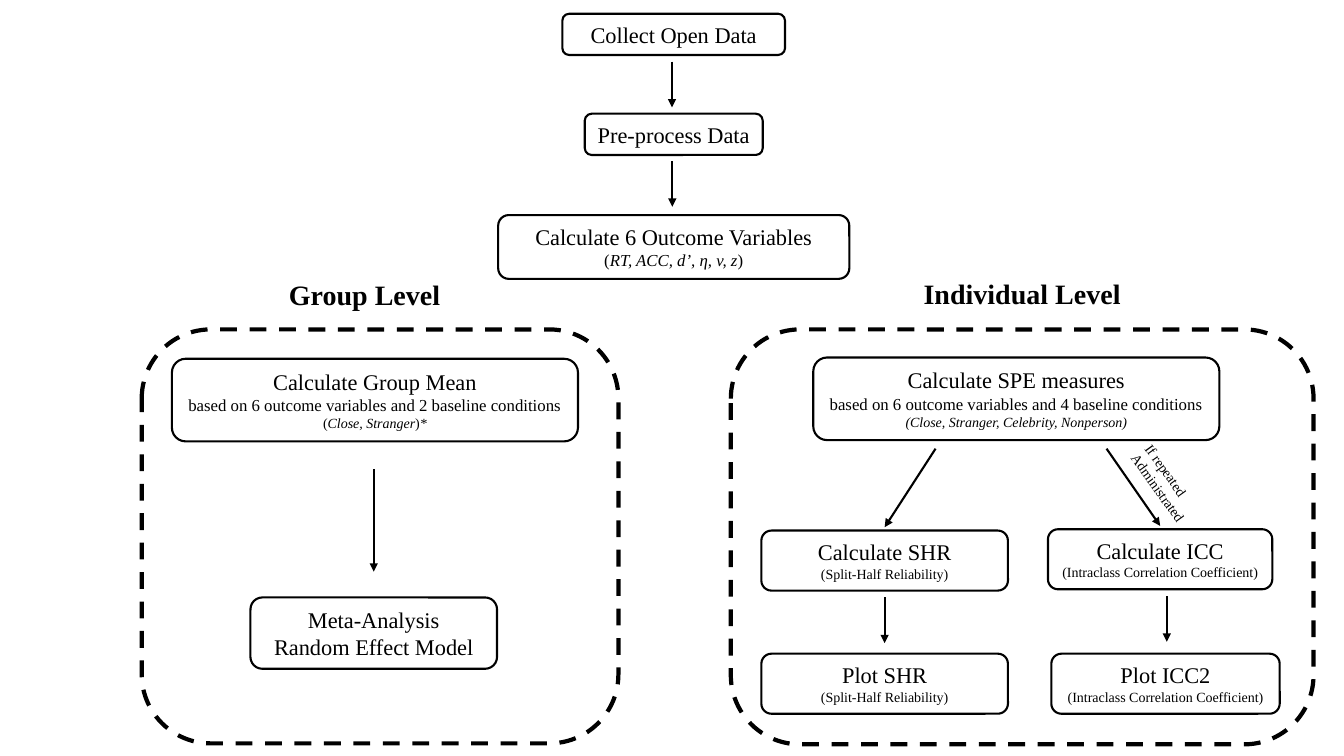
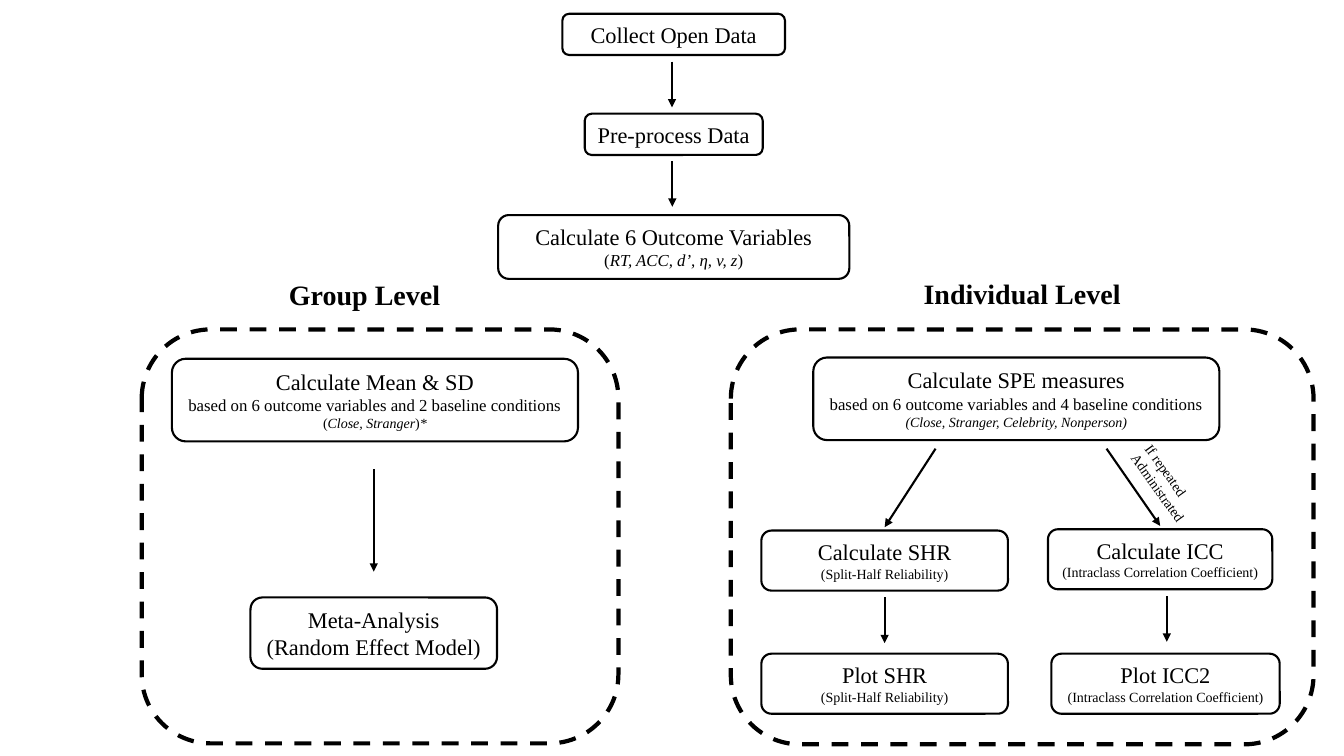
Before and after one commit to Chuan-Peng-Lab/ReliabilitySPE, a slide deck: slide 4 of 1_Protocol/1_2_Planned_Analysis/1_2_2_OUTPUT/Flow_Chart.pptx. Drawn at 1344x756 pixels with LibreOffice and Linux fonts; fonts in the diff are those of the drawing. Boxes give left, top, right and bottom in pixels: in the first picture for what was removed or moved away, otherwise in the second. Text is boxed around its words. In the diff, an @@ line names an element or a change of style, - is before the commit and + after.

```diff
--- a/1_Protocol/1_2_Planned_Analysis/1_2_2_OUTPUT/Flow_Chart.pptx
+++ b/1_Protocol/1_2_Planned_Analysis/1_2_2_OUTPUT/Flow_Chart.pptx
@@ text in rounded rectangle at [276, 374, 474, 391]: text changed @@
-Calculate Group Mean
+Calculate Mean & SD
@@ text in rounded rectangle at [267, 639, 481, 660]: text changed @@
-Random Effect Model
+(Random Effect Model)
```
Also in this commit, not shown: 9 other files.
